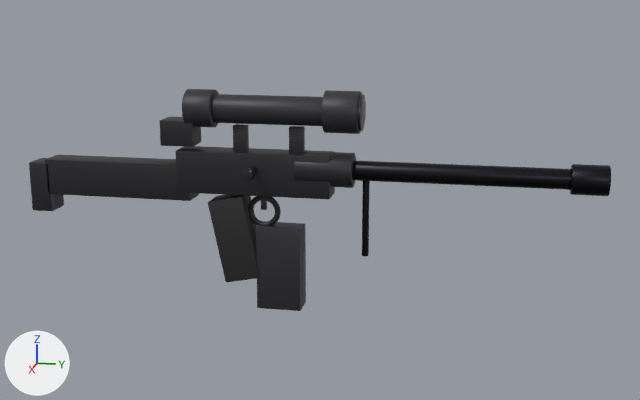
The glTF model assets/weapons/sniper.glb as it was, and as the next commit left it.
The view is the same before and after, from a camera (50 mm lens) standing at (2.95, 0.771, 1.087) and looking at (0.023, 0.186, 0.356). Lighting does not change. The marker at lower left points along +X, +Y and +Z. The first picture is the older version. Vertices at exactly the same position are counted once.

Objects in the first picture: 'sniper'.
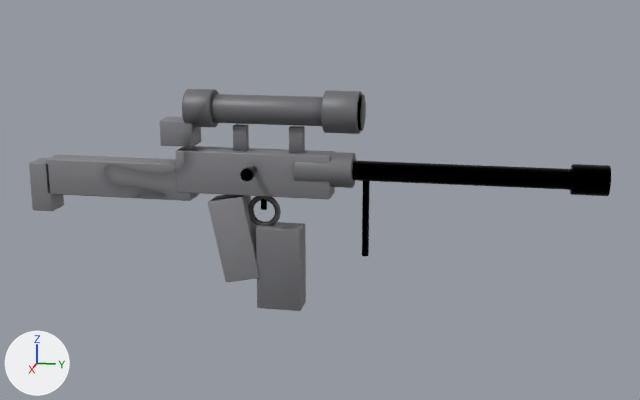
Changed parts and their boxes (x1, y1, x2, y2) in the pictures (640 x 400 px):
'sniper', recoloured, surface changed (black to grey)
    both: (29, 89, 611, 311)
part 1 of me_cube_164, recoloured (black to grey)
    both: (29, 117, 356, 226)
part 2 of me_cube_164, recoloured (darker)
    both: (352, 161, 611, 257)
part 3 of me_cube_164, recoloured (black to grey)
    both: (208, 195, 260, 282)
part 4 of me_cube_164, recoloured
    both: (240, 94, 365, 210)
part 5 of me_cube_164, recoloured (dark grey to grey)
    both: (182, 89, 362, 311)
part 6 of me_cube_164, surface changed (black to grey)
    both: (29, 89, 611, 311)

The edits, one by one:
Picture 'sniper_tex' (img_sniper_tex) is new.
Material 'Grip.005' (mat_grip_005) is new.
Its texture is img_sniper_tex.
Its roughness is 0.72.
Material 'Polymer.006' (mat_polymer_006) is new.
Its texture is img_sniper_tex.
Its metallic is 0.05.
Material 'BluedSteel.006' (mat_bluedsteel_006) is new.
Its texture is img_sniper_tex.
Its metallic is 1.0.
Its roughness is 0.4.
Material 'Steel.006' (mat_steel_006) is new.
Its texture is img_sniper_tex.
Its metallic is 1.0.
Its roughness is 0.28.
Material 'DarkTac.004' (mat_darktac_004) is new.
Its texture is img_sniper_tex.
Its metallic is 0.2.
me_cube_164 has 2304 vertices, 4532 faces and spans x -0.07..0.15, y -0.89..1.14, z -0.05..0.73.
me_cube_164 is used by ob_sniper; location (0.0, 0.0, 0.0).
me_cube_164 part 1: all 1700 faces that had it switch from mat_polymer (black #1f1f23) to mat_polymer_006 (picture img_sniper_tex).
me_cube_164 part 2: all 756 faces that had it switch from mat_bluedsteel (black #29292e) to mat_bluedsteel_006 (picture img_sniper_tex).
me_cube_164 part 3: all 108 faces that had it switch from mat_grip (black #242427) to mat_grip_005 (picture img_sniper_tex).
me_cube_164 part 4: all 720 faces that had it switch from mat_steel (dark grey #4d4d52) to mat_steel_006 (picture img_sniper_tex).
me_cube_164 part 5: all 1248 faces that had it switch from mat_darktac (dark grey #303035) to mat_darktac_004 (picture img_sniper_tex).
me_cube_164 part 6: texture (UV) coordinates of 4532 of 4532 faces, centred in x -0.07..0.15, y -0.89..1.14, z -0.05..0.73, changed; they spanned u 0.0..1.0, v 0.0..1.0 and now span u 0.01..0.99, v 0.01..0.99.
